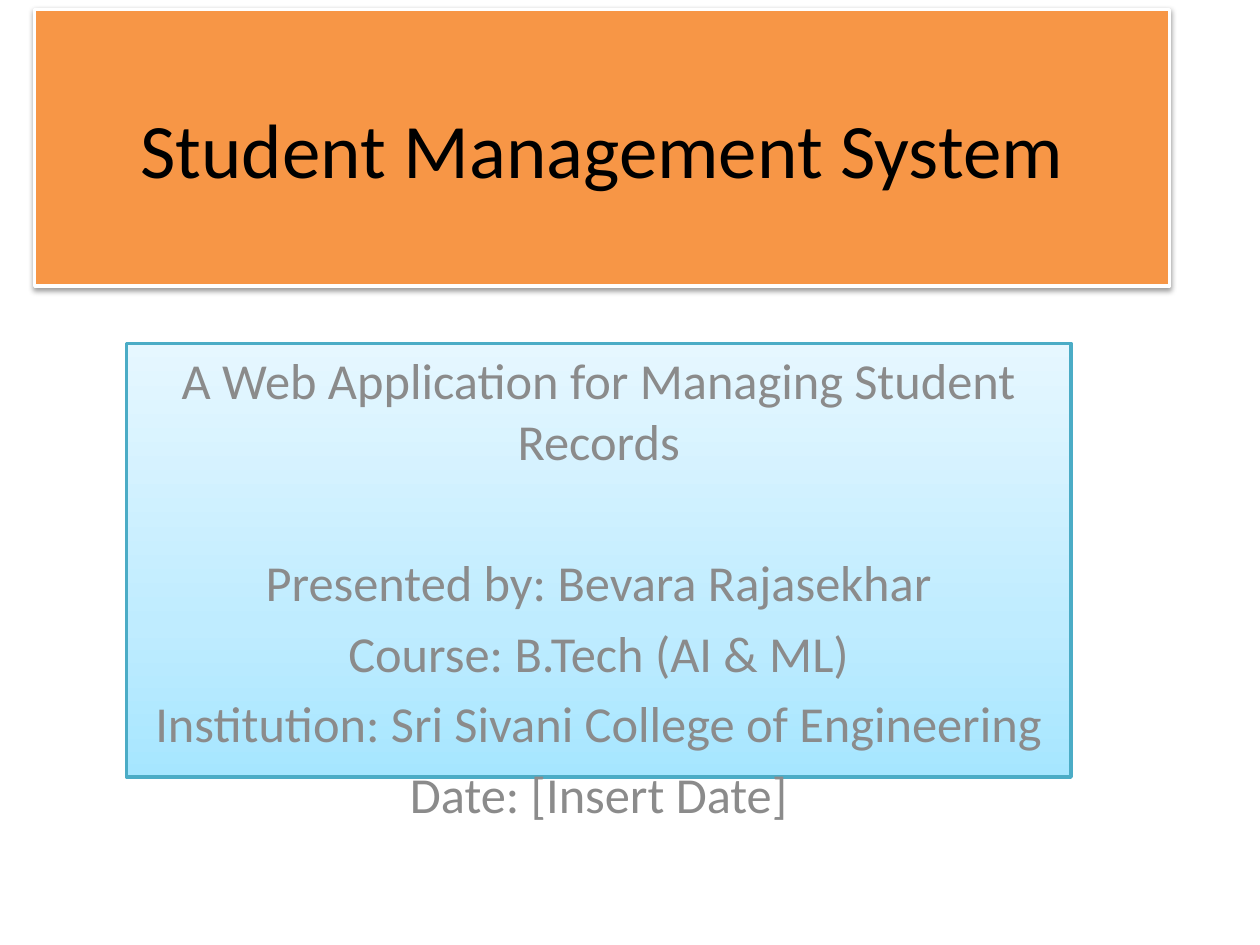
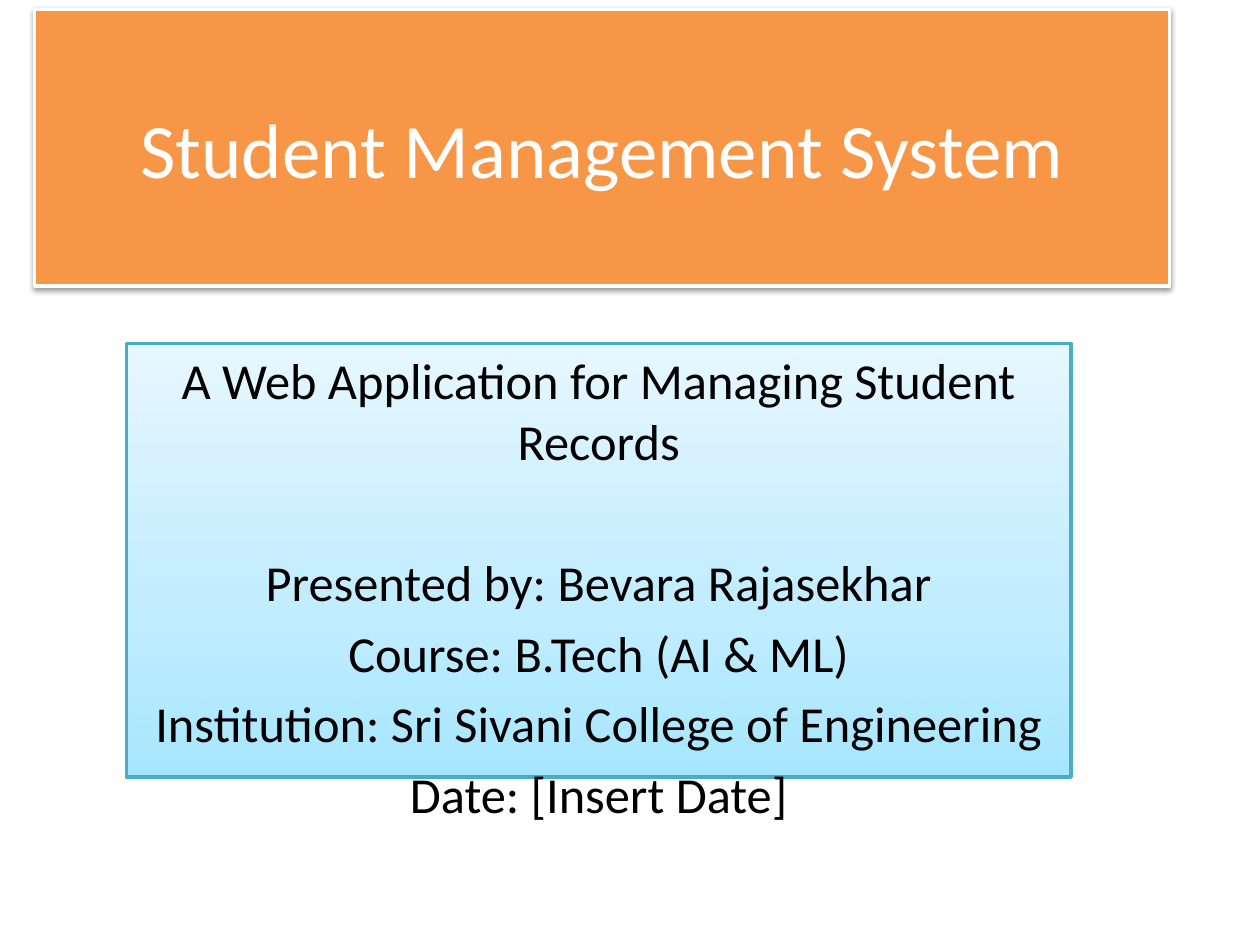
Before and after one commit to Ajaybevara/Micro-it_internship, a slide deck: slide 1 of Student_Management_System/Student_Management_System_Presentation_with_Images.pptx. Drawn at 1260x945 pixels with LibreOffice and Linux fonts; fonts in the diff are those of the drawing. Boxes give left, top, right and bottom in pixels: in the first picture for what was removed or moved away, otherwise in the second. Text is boxed around its words. In the diff, an @@ line names an element or a change of style, - is before the commit and + after.

Commit message:
commit-8

```diff
--- a/Student_Management_System/Student_Management_System_Presentation_with_Images.pptx
+++ b/Student_Management_System/Student_Management_System_Presentation_with_Images.pptx
@@ title "Student Management System" at <box>35,9,1171,286</box>: text colour #000000 to #FFFFFF @@
@@ subtitle "A Web Application for Managing ..." at <box>126,343,1071,776</box>: text colour #8C8C8C to #000000 @@
```
Also in this commit, not shown: 1 other slide changed.
